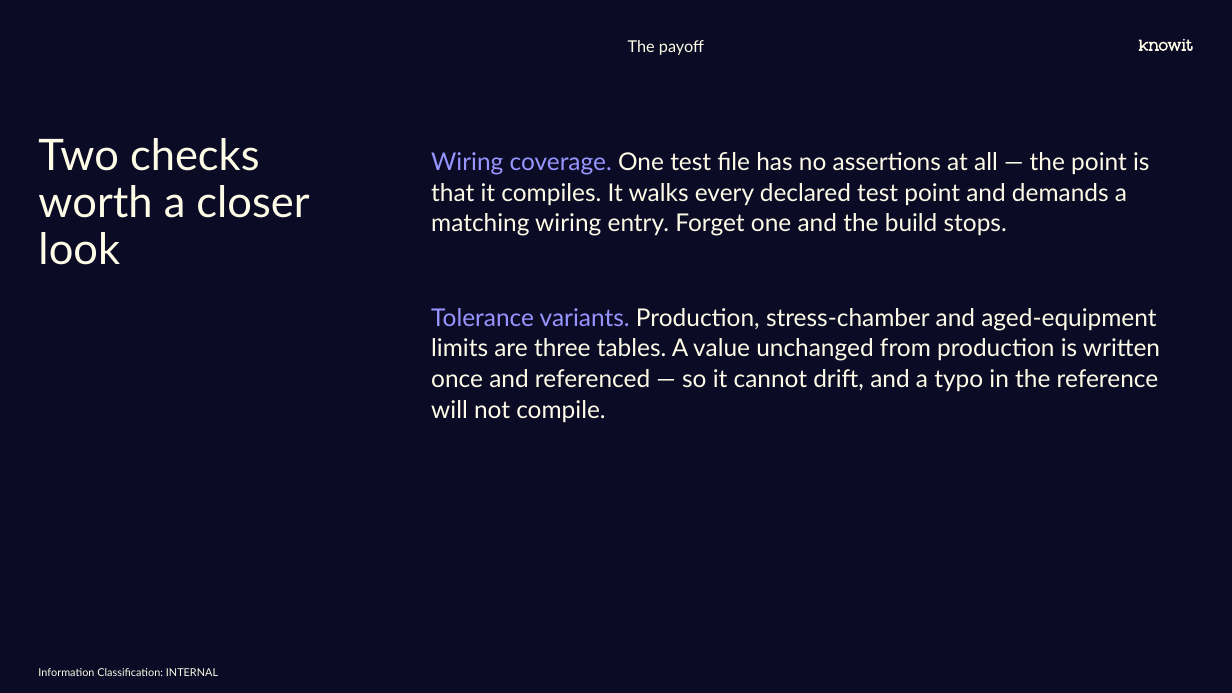
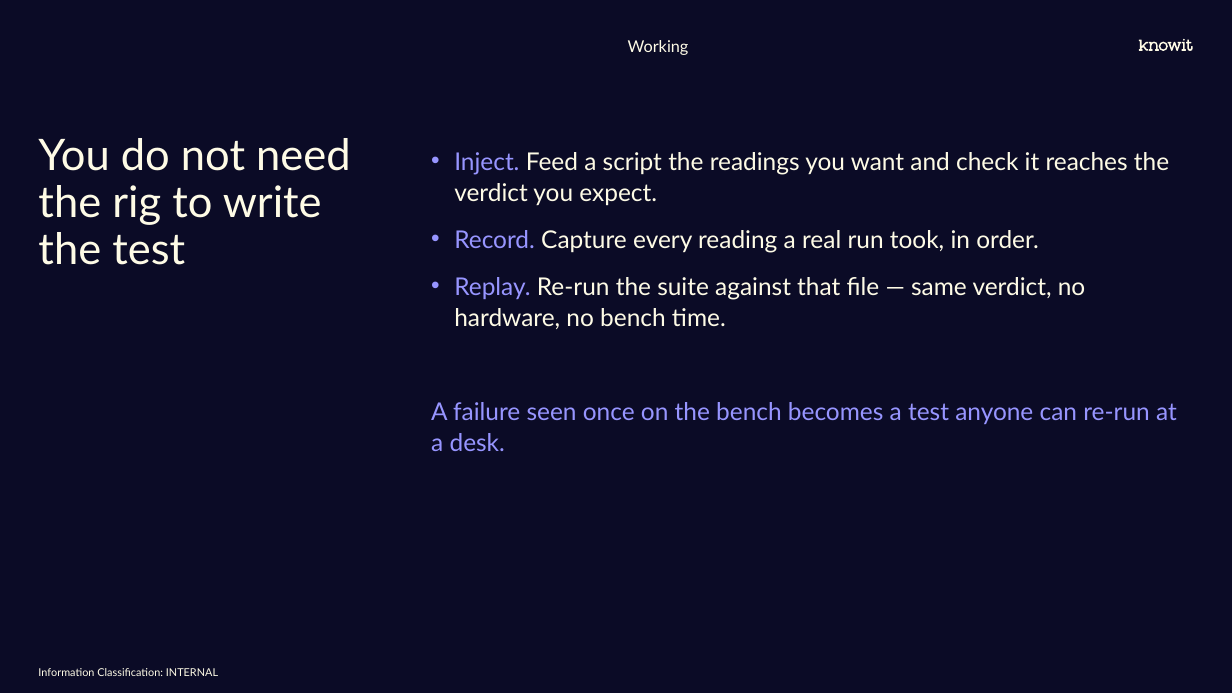
Before and after one commit to Rambrant/thorium, a slide deck: slide 10 of docs/Thorium.pptx. Drawn at 1232x693 pixels with LibreOffice and Linux fonts; fonts in the diff are those of the drawing; background and template pictures are left out. Boxes give left, top, right and bottom in pixels: in the first picture for what was removed or moved away, otherwise in the second. Text is boxed around its words. In the diff, an @@ line names an element or a change of style, - is before the commit and + after.

Commit message:
New PowerPoint

```diff
--- a/docs/Thorium.pptx
+++ b/docs/Thorium.pptx
@@ text at <box>628,40,689,55</box>: text changed @@
-The payoff
+Working
@@ title at <box>38,138,350,265</box>: text changed @@
-Two checks worth a closer look
+You do not need the rig to write the test
@@ text at <box>431,152,1177,451</box>: text changed @@
-Wiring coverage. One test file has no assertions at all — the point is that it compiles. It walks every declared test point and demands a matching wiring entry. Forget one and the build stops.
-Tolerance variants. Production, stress-chamber and aged-equipment limits are three tables. A value unchanged from production is written once and referenced — so it cannot drift, and a typo in the reference will not compile.
+• Inject. Feed a script the readings you want and check it reaches the verdict you expect.
+• Record. Capture every reading a real run took, in order.
+• Replay. Re-run the suite against that file — same verdict, no hardware, no bench time.
+A failure seen once on the bench becomes a test anyone can re-run at a desk.
```
Also in this commit, not shown: 13 other slides changed, 9 slides added, 2 slides removed, 5 other files.
